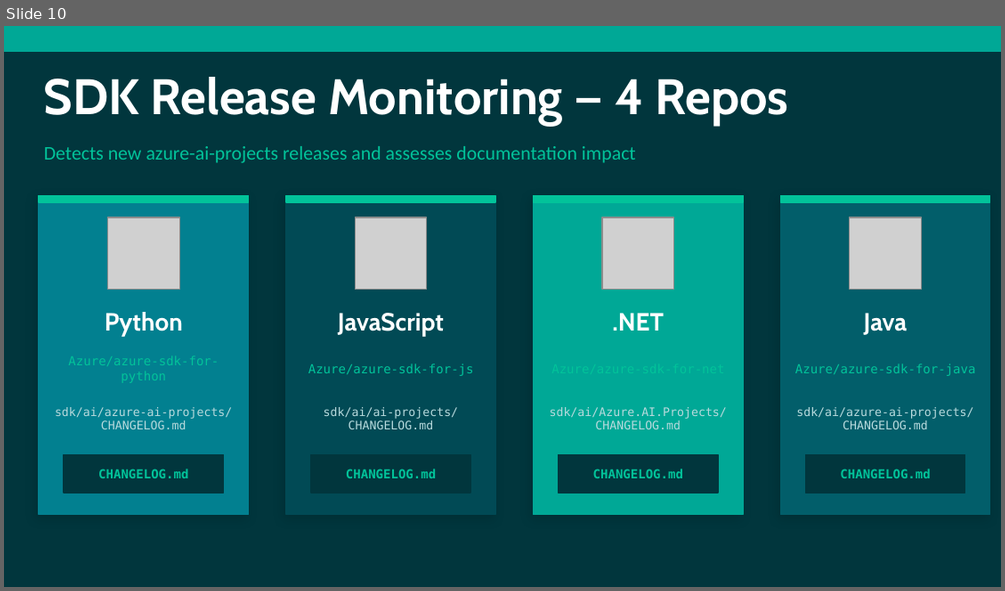
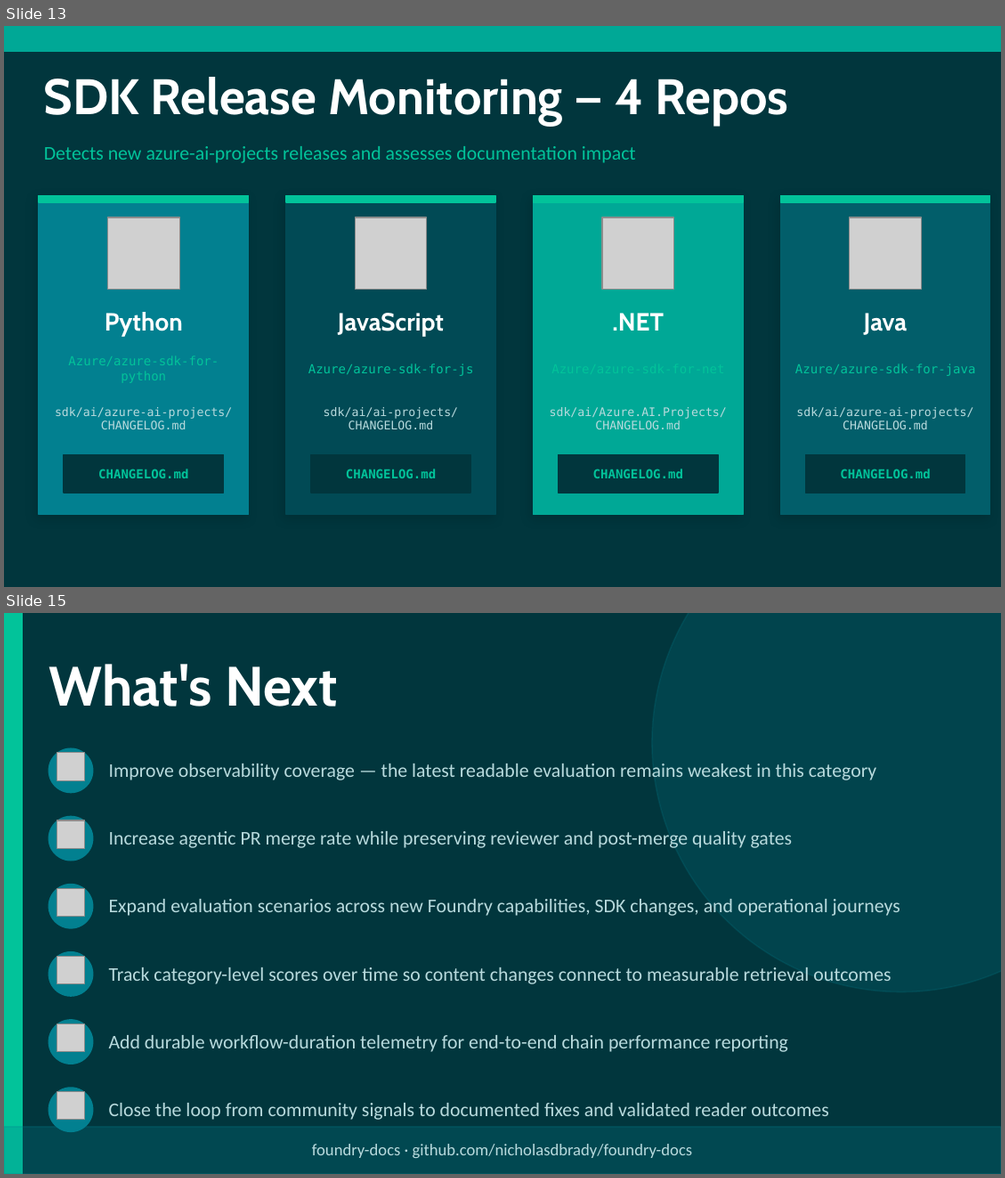
Before and after one commit to nicholasdbrady/foundry-docs, a slide deck: slides/foundry-docs-overview.pptx. Shown one above the other, each under a label of ours: slide 10 before the commit, slides 13 and 15 after it; the slides between them are not shown. The pictures are 1005x591 and 1005x1178 pixels, drawn with LibreOffice and Linux fonts; fonts in the diff are those of the drawing; grey boxes stand for pictures. Boxes give left, top, right and bottom in pixels: in the first picture for what was removed or moved away, otherwise in the second. Text is boxed around its words. In the diff, an @@ line names an element or a change of style, - is before the commit and + after.

```diff
--- a/slides/foundry-docs-overview.pptx
+++ b/slides/foundry-docs-overview.pptx
@@ slide 15 added at (4, 613, 1001, 1174), background #01363D @@
@@ rectangle added at (4, 613, 22, 1173), fill #02C39A, outline #02C39A 1 pt @@
@@ ellipse added at (652, 613, 1001, 992), fill #028090 at 20% opacity, outline #028090 1 pt @@
@@ text added at (48, 664, 338, 706), 40 pt, text #FFFFFF, bold @@
+What's Next
@@ ellipse added at (48, 748, 93, 793), fill #028090, outline #028090 1 pt @@
@@ picture added at (57, 753, 85, 780) @@
@@ text added at (109, 763, 876, 780), 14 pt, text #B8DADD @@
+Improve observability coverage — the latest readable evaluation remains weakest in this category
@@ ellipse added at (48, 816, 93, 860), fill #028090, outline #028090 1 pt @@
@@ picture added at (57, 820, 85, 848) @@
@@ text added at (109, 831, 793, 848), 14 pt, text #B8DADD @@
+Increase agentic PR merge rate while preserving reviewer and post-merge quality gates
@@ ellipse added at (48, 884, 93, 928), fill #028090, outline #028090 1 pt @@
@@ picture added at (57, 888, 85, 916) @@
@@ text added at (109, 899, 900, 916), 14 pt, text #B8DADD @@
+Expand evaluation scenarios across new Foundry capabilities, SDK changes, and operational journeys
@@ ellipse added at (48, 952, 93, 996), fill #028090, outline #028090 1 pt @@
@@ picture added at (57, 956, 85, 984) @@
@@ text added at (109, 967, 890, 984), 14 pt, text #B8DADD @@
+Track category-level scores over time so content changes connect to measurable retrieval outcomes
@@ ellipse added at (48, 1020, 93, 1063), fill #028090, outline #028090 1 pt @@
@@ picture added at (57, 1023, 85, 1052) @@
@@ text added at (109, 1035, 788, 1052), 14 pt, text #B8DADD @@
+Add durable workflow-duration telemetry for end-to-end chain performance reporting
@@ ellipse added at (48, 1087, 93, 1131), fill #028090, outline #028090 1 pt @@
@@ picture added at (57, 1092, 85, 1119) @@
@@ text added at (109, 1103, 828, 1119), 14 pt, text #B8DADD @@
+Close the loop from community signals to documented fixes and validated reader outcomes
@@ rectangle added at (4, 1127, 1001, 1173), fill #028090 at 25% opacity, outline #028090 1 pt @@
@@ text added at (312, 1143, 693, 1158), 12 pt, text #B8DADD @@
+foundry-docs · github.com/nicholasdbrady/foundry-docs
@@ what was slide 10 is now slide 13 @@
```
Also in this commit, not shown: 8 slides changed, 3 other slides added, 1 slide removed, 1 other file.
